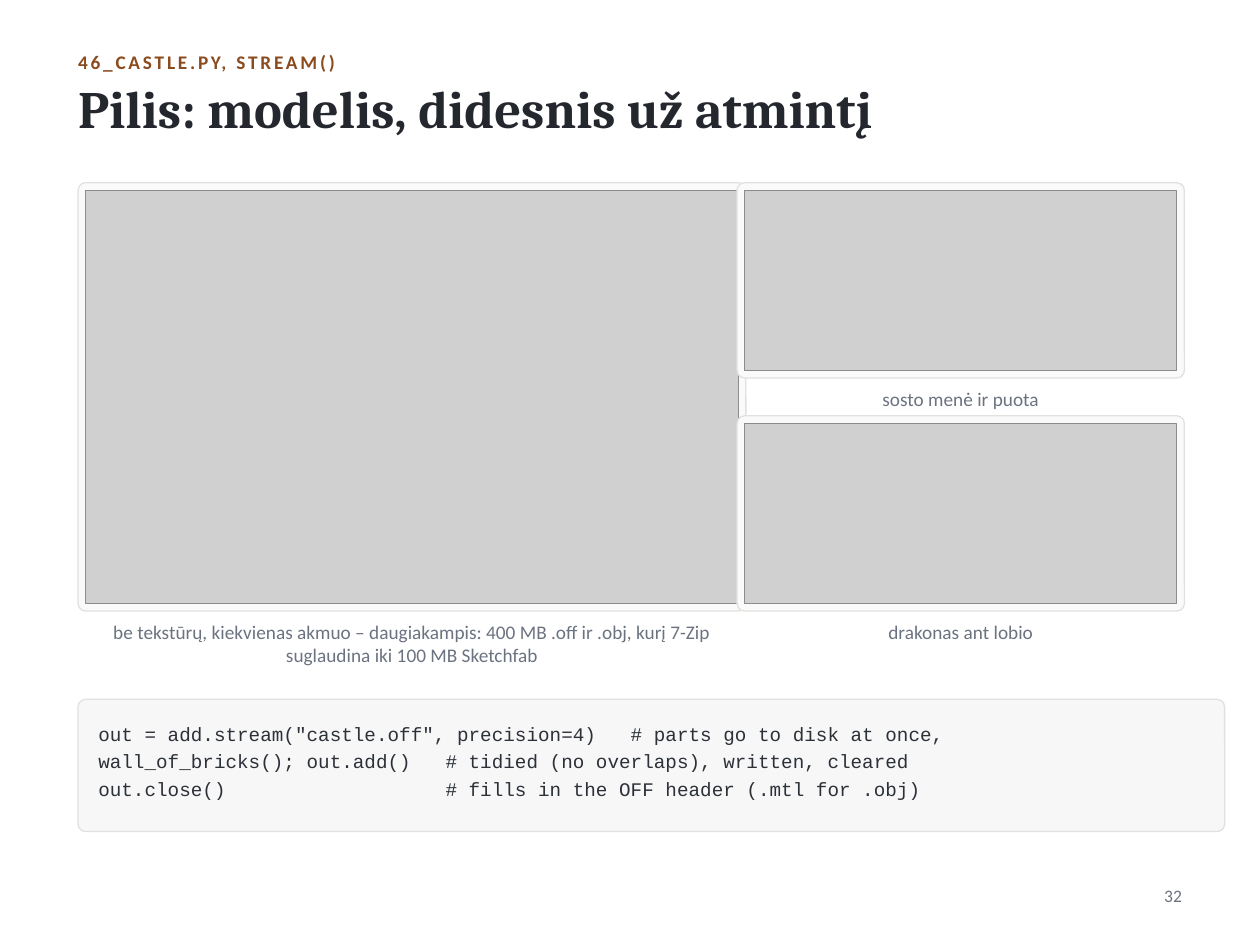
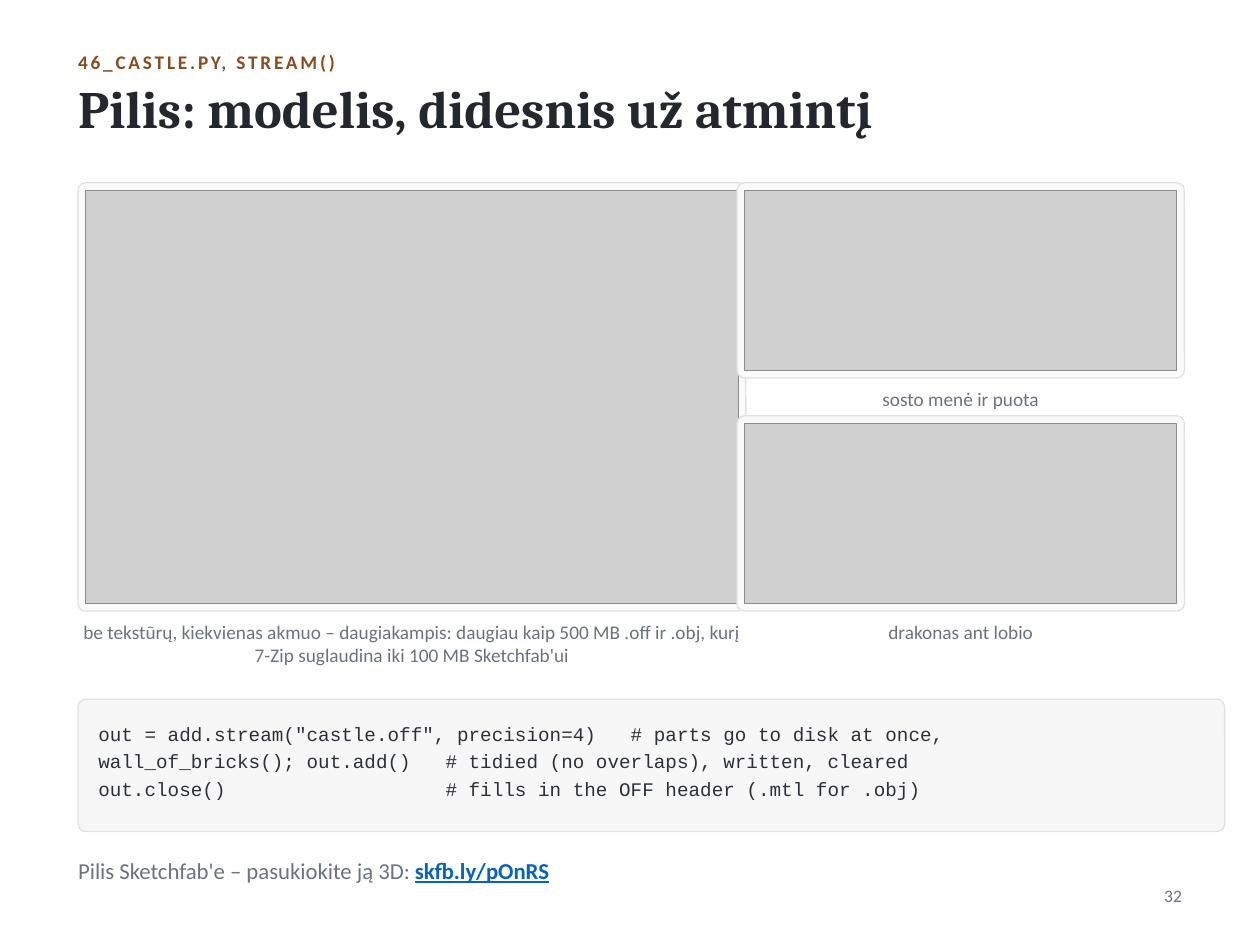
Before and after one commit to akatasis/add3d, a slide deck: slide 33 of slides/add_py_2026_lt.pptx. Drawn at 1260x945 pixels with LibreOffice and Linux fonts; fonts in the diff are those of the drawing; grey boxes stand for pictures. Boxes give left, top, right and bottom in pixels: in the first picture for what was removed or moved away, otherwise in the second. Text is boxed around its words. In the diff, an @@ line names an element or a change of style, - is before the commit and + after.

```diff
--- a/slides/add_py_2026_lt.pptx
+++ b/slides/add_py_2026_lt.pptx
@@ text at <box>83,625,740,666</box>: text changed @@
-be tekstūrų, kiekvienas akmuo – daugiakampis: 400 MB .off ir .obj, kurį 7-Zip suglaudina iki 100 MB Sketchfab
+be tekstūrų, kiekvienas akmuo – daugiakampis: daugiau kaip 500 MB .off ir .obj, kurį 7-Zip suglaudina iki 100 MB Sketchfab'ui
@@ text added at <box>78,862,549,883</box>, 13 pt, text #6B7280 @@
+Pilis Sketchfab'e – pasukiokite ją 3D: skfb.ly/pOnRS
```
Also in this commit, not shown: 1 other slide changed, 12 other files.
